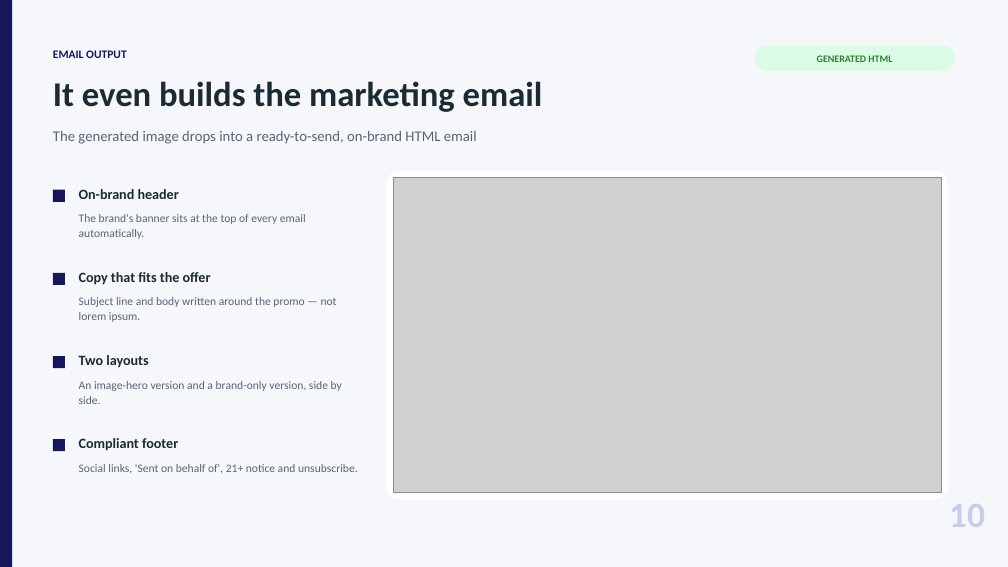
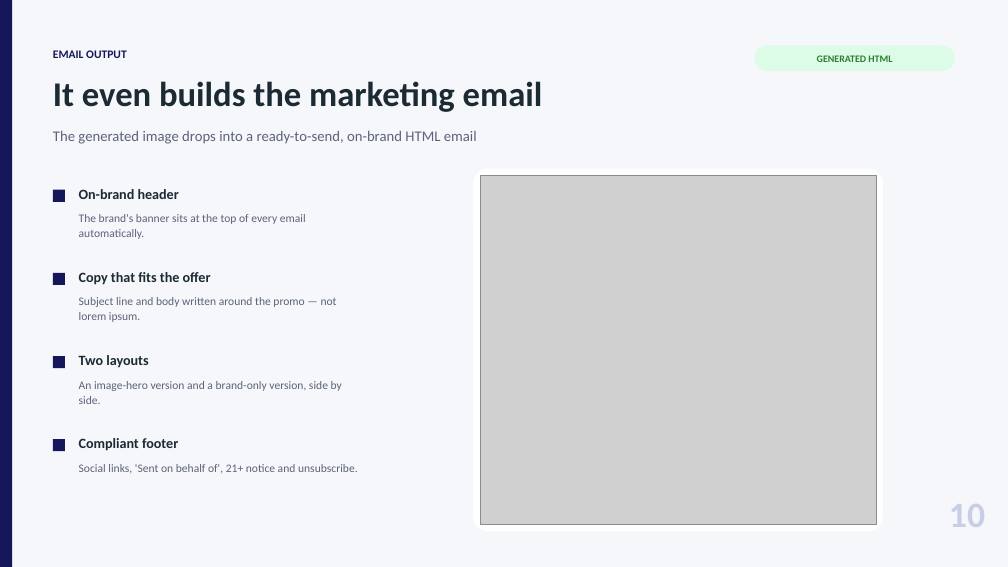
Before and after one commit to Optinet-Solutions-AI/Prompt-Generator, a slide deck: slide 10 of PromptGenerator_Overview.pptx. Drawn at 1008x567 pixels with LibreOffice and Linux fonts; fonts in the diff are those of the drawing; grey boxes stand for pictures. Boxes give left, top, right and bottom in pixels: in the first picture for what was removed or moved away, otherwise in the second. Text is boxed around its words. In the diff, an @@ line names an element or a change of style, - is before the commit and + after.

```diff
--- a/PromptGenerator_Overview.pptx
+++ b/PromptGenerator_Overview.pptx
@@ rounded rectangle: place and size @@
-rounded rectangle at <box>386,171,948,500</box>
+rounded rectangle at <box>473,169,883,532</box>
@@ picture: place and size @@
-picture at <box>393,178,941,493</box>
+picture at <box>480,175,876,525</box>
```
Also in this commit, not shown: 1 other file.
